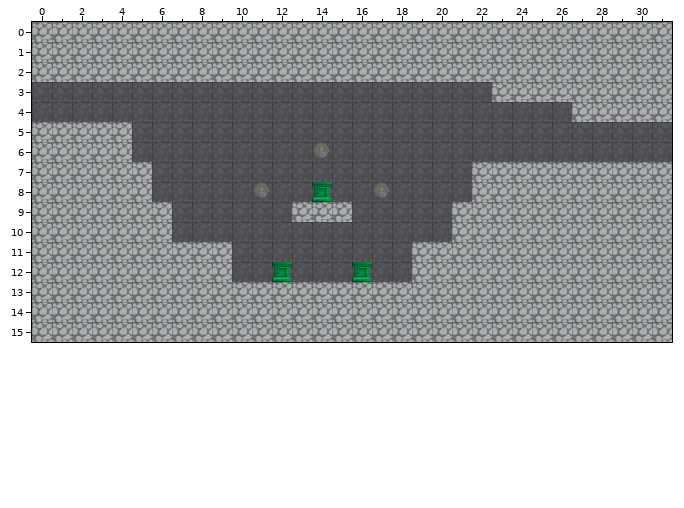
Tiled map: TiledMaps/room3-0.tmx. Above is the file before it was changed.
Cells are 32x32 px. Shown: x 0..31, y 0..15.
After the commit:
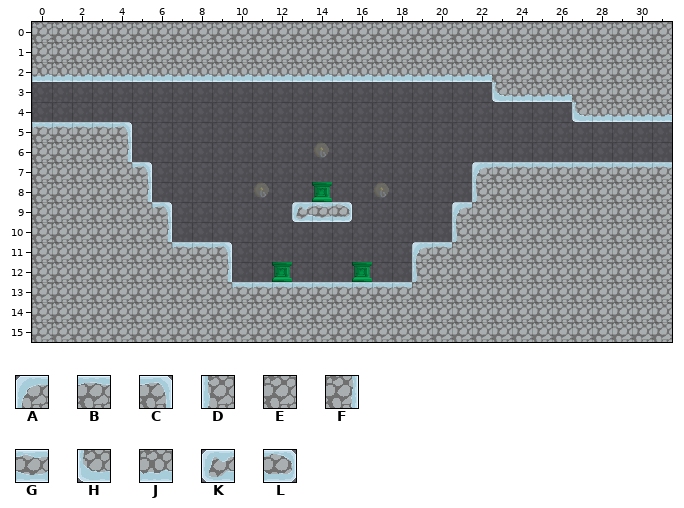
Key: from "tilemap": A 3, B 4, C 5, D 9, E 10, F 11, G 12, H 15, J 16, K 18, L 20.
_ is an empty cell.
Changes in this commit:
Layer "foreground":
Tile E gives way to tile A in row 7 at x 22; in row 9 at x 21; in row 11 at x 19.
Tile E gives way to tile B in row 5 at x 0 to 3; in row 7 at x 23 to 31; in row 11 at x 7 to 8 and 20; in row 13 at x 10 to 18.
Tile E gives way to tile C in row 5 at x 4; in row 7 at x 5; in row 9 at x 6; in row 11 at x 9.
Tile E gives way to tile D in row 8 at x 22; in row 10 at x 21; in row 12 at x 19.
Tile E gives way to tile F in row 6 at x 4; in row 8 at x 5; in row 10 at x 6; in row 12 at x 9.
Tile E gives way to tile G in row 9 at x 14.
Tile E gives way to tile H in row 3 at x 23; in row 4 at x 27.
Tile E gives way to tile J in row 2 at x 0 to 22; in row 3 at x 24 to 26; in row 4 at x 28 to 31.
Tile E gives way to tile K in row 9 at x 13.
Tile E gives way to tile L in row 9 at x 15.
